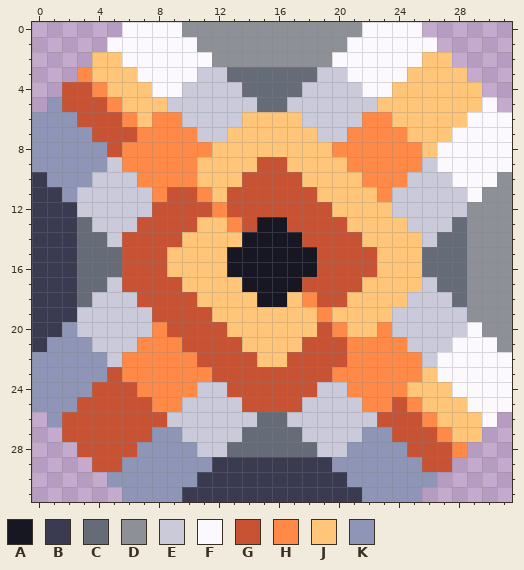
Pixel-art sprite -- assets/sprites/blocks/crafting/trash-can.png. The picture above was drawn from the file before the commit.
The file is 32x32 pixels.
Palette (. is transparent): A #171724  B #3a3a50  C #666b78  D #8e9097  E #cbcadb  F #fbf9fd  G #c75234  H #ff8947  J #ffc579  K #8e95b7
New version:
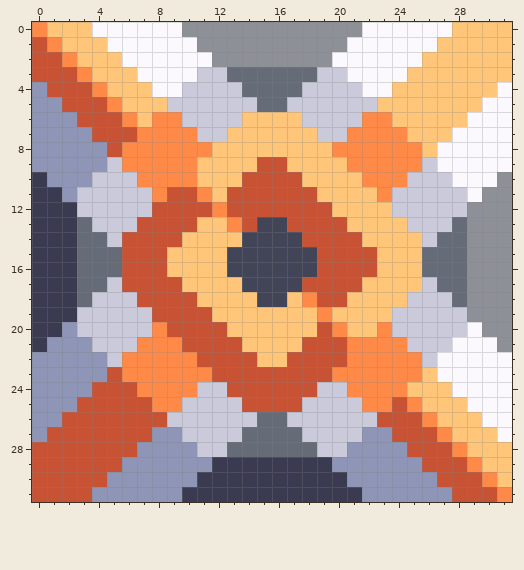
The edit:
colour A: #171724 -> #424558
y 0: x 0..5 ...... -> HJJJFF; x 26..31 ...... -> FFJJJJ
y 1: x 0..4 ..... -> GHJJJ; x 27..31 ..... -> JJJJJ
y 2: x 0..3 .... -> GGHJ; x 28..31 .... -> JJJJ
y 3: x 0..2 ... -> GGG; x 29..31 ... -> JJJ
y 4: x 0..1 .. -> KG; x 30..31 .. -> JF
y 5: x 0 . -> K; x 31 . -> F
y 26: x 0 . -> K; x 31 . -> F
y 27: x 0..1 .. -> KG; x 30..31 .. -> JF
y 28: x 0..2 ... -> GGG; x 29..31 ... -> JJJ
y 29: x 0..3 .... -> GGGG; x 28..31 .... -> GHJJ
y 30: x 0..4 ..... -> GGGGG; x 27..31 ..... -> GGGHJ
y 31: x 0..5 ...... -> GGGGKK; x 26..31 ...... -> KKGGGH
